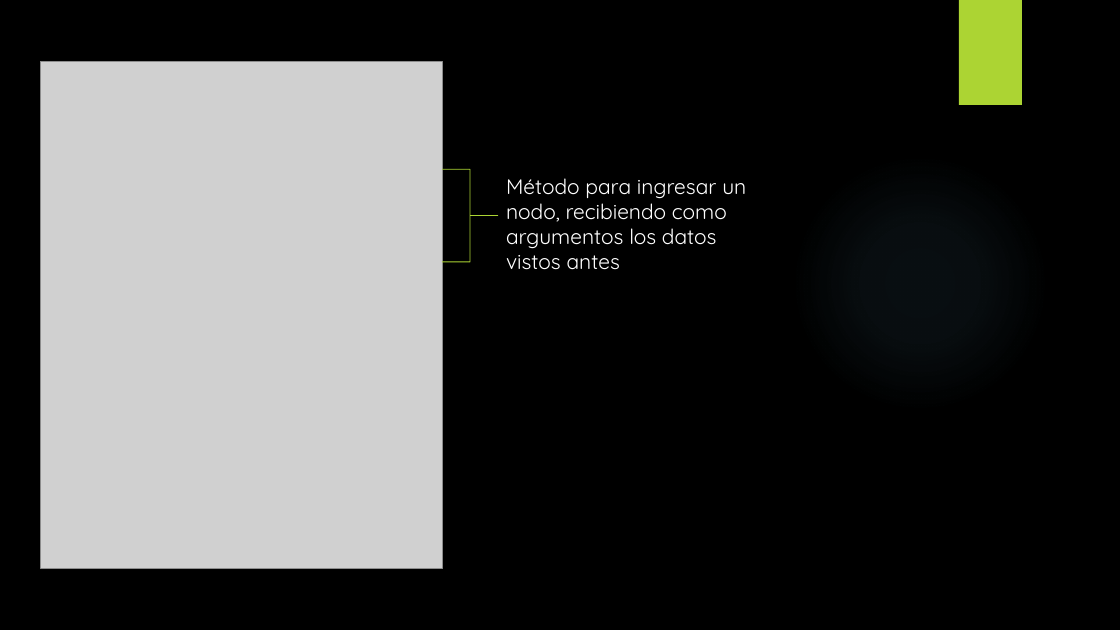
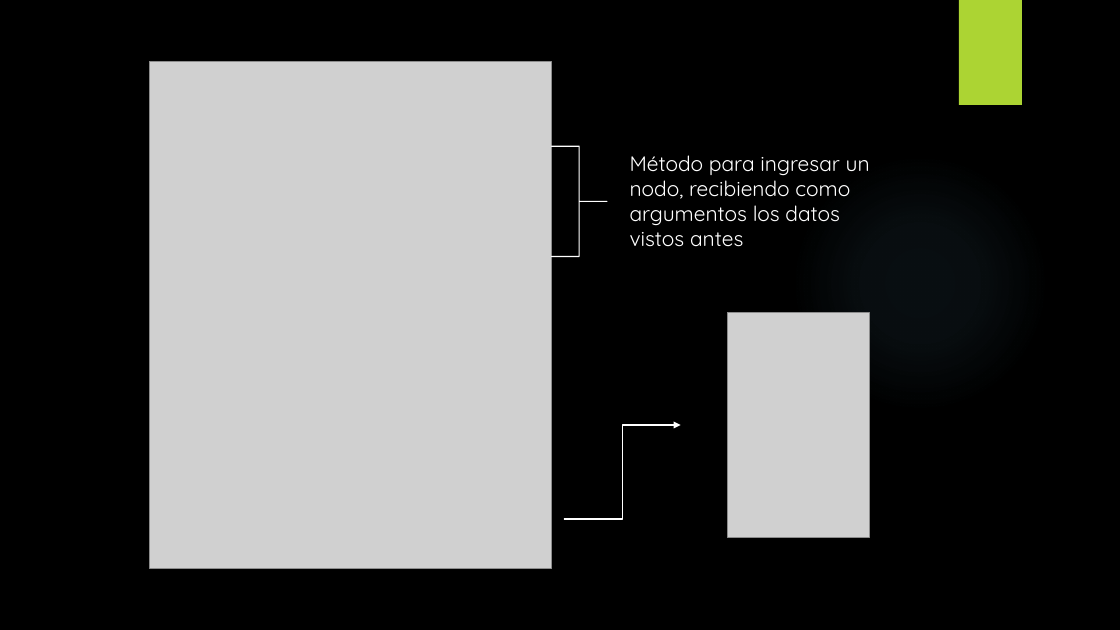
Before and after one commit to Arnold-R-T/Tercer-Corte, a slide deck: slide 7 of Taller Final/Taller Final Aeropuerto, Arnold Edward.pptx. Drawn at 1120x630 pixels with LibreOffice and Linux fonts; fonts in the diff are those of the drawing; grey boxes stand for pictures; background and template pictures are left out. Boxes give left, top, right and bottom in pixels: in the first picture for what was removed or moved away, otherwise in the second. Text is boxed around its words. In the diff, an @@ line names an element or a change of style, - is before the commit and + after.

```diff
--- a/Taller Final/Taller Final Aeropuerto, Arnold Edward.pptx
+++ b/Taller Final/Taller Final Aeropuerto, Arnold Edward.pptx
@@ picture: place and size @@
-picture at [40,61,442,569]
+picture at [150,61,551,569]
@@ right brace: place and size @@
-right brace at [442,169,497,261]
+right brace at [551,146,607,256]
@@ right brace at [551,146,607,256]: outline #ACD433 0.75 pt to #FFFFFF 1 pt @@
@@ text "Método para ingresar un nodo, ...": place and size @@
-text "Método para ingresar un nodo, ..." at [506,178,746,270]
+text "Método para ingresar un nodo, ..." at [630,155,870,247]
@@ picture added at [728,313,870,537] @@
@@ elbow arrow added from (565, 519) to (681, 425), #FFFFFF 1 pt @@
```
Also in this commit, not shown: 5 other slides changed, 2 slides added, 3 slides removed.
